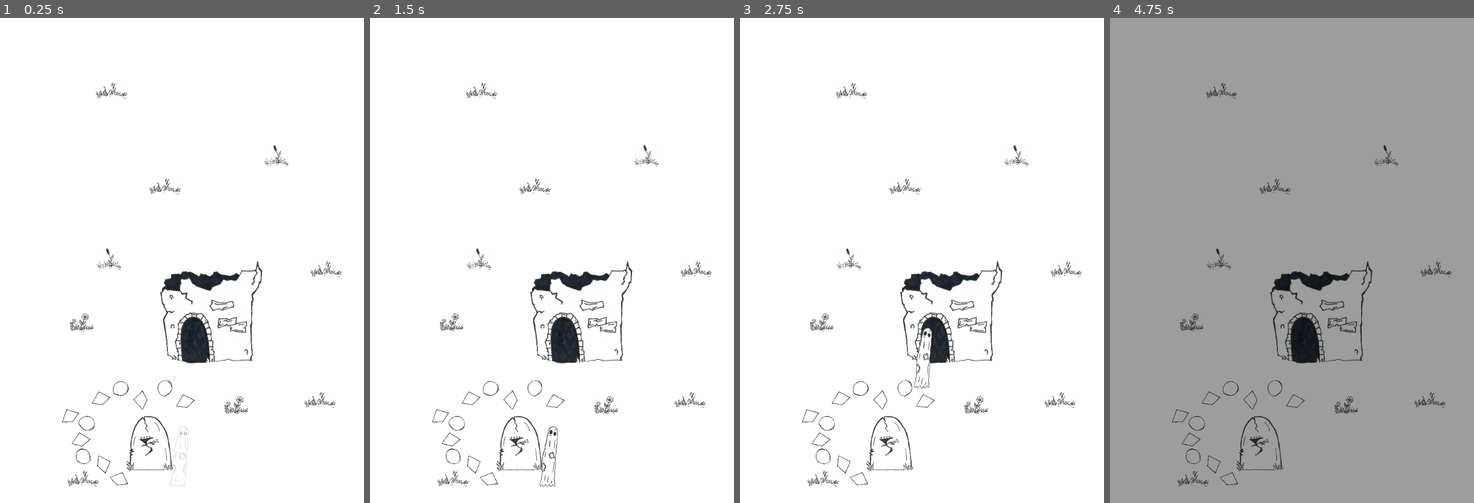
Above: before the commit, frames 1-4 (left to right).
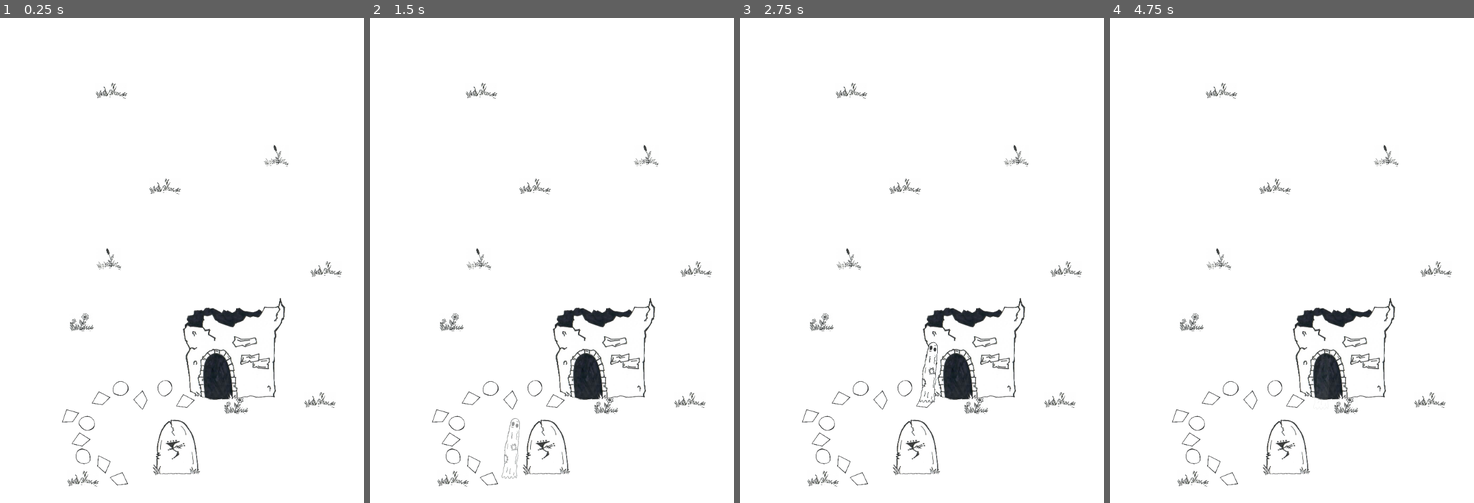
Above: after the commit, the same moments.

Repository: AntonioDell/pip-melville-website
Game: Godot game, scene res://levels/map/map.tscn
The game is run twice, just before and just after one commit, with the same random seed, the same clock (stepped at 60 frames per second) and the same inputs.
Inputs (mouse positions are in pixels of both pictures, inside the frame that each line leads up to):
- Up to frame 1 (0.25 s): no input
- Up to frame 2 (1.5 s): tap Enter at 0.5 s; drag from (519, 444) to (588, 153) at 0.52 s; tap Space at 1.25 s; drag from (581, 313) to (533, 357) at 1.27 s
- Up to frame 3 (2.75 s): move the mouse to (958, 153) at 2.02 s; click (958, 153) at 2.17 s
- Up to frame 4 (4.75 s): drag from (1273, 357) to (1182, 187) at 2.77 s; move the mouse to (1401, 333) at 3.52 s; click (1401, 333) at 3.67 s; drag from (1182, 187) to (1237, 139) at 4.27 s

The runs differ from the first frame. In frame 1, 3.8% of the frame differs, in the area x 34-79%, y 50-97%; in frame 2, 4.0%; in frame 3, 3.7%; in frame 4, 100%, in the area x 0-100%, y 0-100%.

Commit message:
feat: Add player fade in/out sounds

Diff:
--- /dev/null
+++ b/globals/GlobalAudio.gd
@@ -0,0 +1,19 @@
+extends Node
+
+var whoosh_1: AudioStreamWAV = preload("res://levels/map/assets/whoosh_1.wav")
+var whoosh_2: AudioStreamWAV = preload("res://levels/map/assets/whoosh_2.wav")
+
+@onready var audio_player: AudioStreamPlayer = $AudioStreamPlayer
+
+func play_whoosh_1():
+	_play_audio(whoosh_1)
+
+func play_whoosh_2():
+	_play_audio(whoosh_2)
+
+func _play_audio(stream: AudioStream):
+	if audio_player.playing:
+		audio_player.stop()
+	if audio_player.stream != stream:
+		audio_player.stream = stream
+	audio_player.play()
--- /dev/null
+++ b/globals/GlobalAudio.tscn
@@ -0,0 +1,8 @@
+[gd_scene load_steps=2 format=3 uid="uid://24m7510m2kx4"]
+
+[ext_resource type="Script" path="res://globals/GlobalAudio.gd" id="1_xqmim"]
+
+[node name="GlobalAudio" type="Node"]
+script = ExtResource("1_xqmim")
+
+[node name="AudioStreamPlayer" type="AudioStreamPlayer" parent="."]
--- /dev/null
+++ b/globals/session_data.gd
@@ -0,0 +1,3 @@
+extends Node
+
+var was_game_interacted_once = false
--- a/levels/map/level_indicator.gd
+++ b/levels/map/level_indicator.gd
@@ -5,6 +5,11 @@
 
 @export var scene_to_load: PackedScene
 @export var map_position: int
+@export var is_click_disabled := true:
+	set(value):
+		is_click_disabled = value
+		$CollisionShape2D.disabled = is_click_disabled
+
 
 func _on_LevelIndicator_input_event(viewport, event, shape_idx):
 	if event is InputEventMouseButton and event.pressed:
--- a/levels/map/map.gd
+++ b/levels/map/map.gd
@@ -1,5 +1,6 @@
 extends Node2D
 
+@export var player_fade_duration := 1.5
 
 ## Holds all previously calculated shortest path maps for the respective key.
 ## key: LevelIndicator.map_position
@@ -8,18 +9,39 @@
 var _is_moving := false
 
 @onready var _level_indicators := get_tree().get_nodes_in_group("level_indicators")
-@onready var _map_paths: Array = get_tree().get_nodes_in_group("map_paths")
+@onready var _map_paths := get_tree().get_nodes_in_group("map_paths")
 @onready var _player: Node2D = $Player
 @onready var _player_position : int = PlayerData.map_position
 
+
+
+func _input(event):
+	if not SessionData.was_game_interacted_once\
+	and event is InputEventMouseButton\
+	and event.pressed:
+		# We need to wait to discard the click in case it targeted a level indicator
+		await get_tree().create_timer(.1).timeout
+		SessionData.was_game_interacted_once = true
+		_enable_player()
+
+
 func _ready():
+	_player.modulate = Color.TRANSPARENT
 	if PlayerData.map_position_vector == Vector2(-1, -1):
 		PlayerData.map_position_vector = (get_node("Paths/0 -> 1") as Path2D).curve.get_point_position(0)
 	_player.global_position = PlayerData.map_position_vector
+
+	if SessionData.was_game_interacted_once:
+		_enable_player()
+
+
+func _enable_player():
+	GlobalAudio.play_whoosh_1()
 	var fadeInTweener := create_tween()
-	fadeInTweener.tween_property(_player, "modulate", Color.WHITE, 1)
+	fadeInTweener.tween_property(_player, "modulate", Color.WHITE, player_fade_duration)
 	for indicator in _level_indicators:
 		indicator.connect("clicked",Callable(self,"_on_LevelIndicator_clicked"))
+		indicator.is_click_disabled = false
 
 
 func _on_LevelIndicator_clicked(level_indicator: LevelIndicator):
@@ -31,8 +53,9 @@
 		await _move_between(current_indicator, level_indicator)
 	_is_moving = false
 	if level_indicator.scene_to_load:
+		GlobalAudio.play_whoosh_2()
 		var fadeOutTweener := create_tween()
-		fadeOutTweener.tween_property(_player, "modulate", Color.TRANSPARENT, 1)
+		fadeOutTweener.tween_property(_player, "modulate", Color.TRANSPARENT, player_fade_duration)
 		await fadeOutTweener.finished
 		$"/root/Transition".fade_to(level_indicator.scene_to_load)
 
--- a/levels/map/map.tscn
+++ b/levels/map/map.tscn
@@ -30,7 +30,7 @@
 
 [sub_resource type="Curve2D" id="Curve2D_xicc0"]
 _data = {
-"points": PackedVector2Array(60.5811, -28.0633, -60.5811, 28.0633, 378, 990, -23.8089, 95.7637, 23.8089, -95.7637, 155, 849, 0, 0, 0, 0, 447, 787)
+"points": PackedVector2Array(68.1492, -7.88178, -68.1492, 7.88178, 298, 973, -23.8089, 95.7637, 23.8089, -95.7637, 170, 837, 0, 0, 0, 0, 448, 827)
 }
 point_count = 3
 
@@ -160,7 +160,7 @@
 metadata/_edit_lock_ = true
 
 [node name="StartIndicator" parent="Indicators" instance=ExtResource("4_lwtcx")]
-position = Vector2(316, 973)
+position = Vector2(372, 981)
 
 [node name="CollisionShape2D" parent="Indicators/StartIndicator" index="0"]
 position = Vector2(0, -75.5)
@@ -172,7 +172,7 @@
 texture = ExtResource("8_d0s5k")
 
 [node name="GalleryIndicator" parent="Indicators" instance=ExtResource("4_lwtcx")]
-position = Vector2(446, 622)
+position = Vector2(494, 699)
 scene_to_load = ExtResource("6_jdus0")
 map_position = 1
 
@@ -194,8 +194,6 @@
 metadata/_edit_lock_ = true
 
 [node name="Player" parent="." instance=ExtResource("12_vcpce")]
-modulate = Color(1, 1, 1, 0)
-position = Vector2(388, 987)
 
 [editable path="Indicators/StartIndicator"]
 [editable path="Indicators/GalleryIndicator"]
--- a/project.godot
+++ b/project.godot
@@ -44,6 +44,8 @@
 Transition="*res://globals/transition.tscn"
 Interactions="*res://globals/interactions.tscn"
 Config="*res://globals/config.tscn"
+SessionData="*res://globals/session_data.gd"
+GlobalAudio="*res://globals/GlobalAudio.tscn"
 
 [display]
 
Not shown, added: levels/map/assets/whoosh_1.wav.import
Not shown, added: levels/map/assets/whoosh_2.wav.import
Not shown, added: levels/map/assets/whoosh_1.wav
Not shown, added: levels/map/assets/whoosh_2.wav
